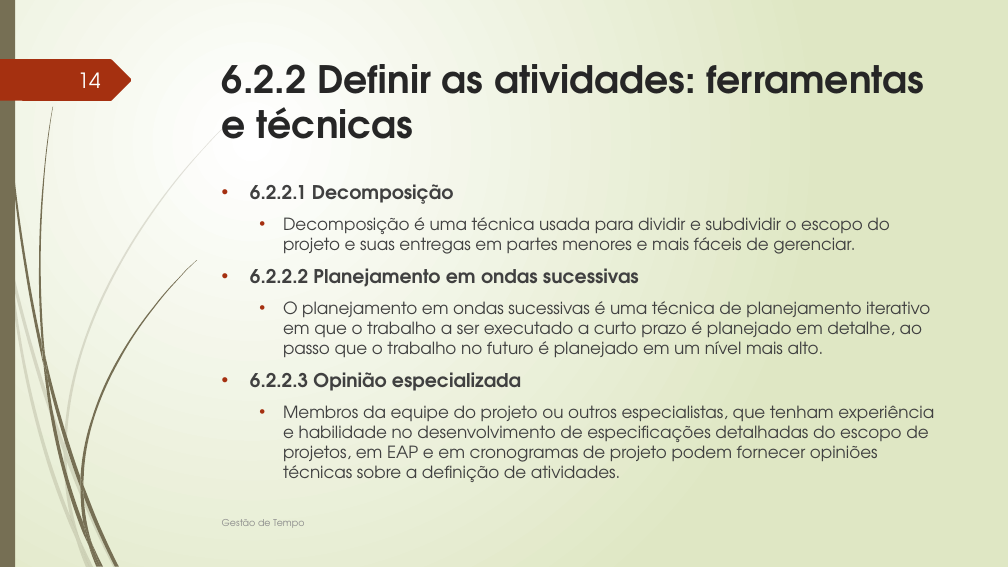
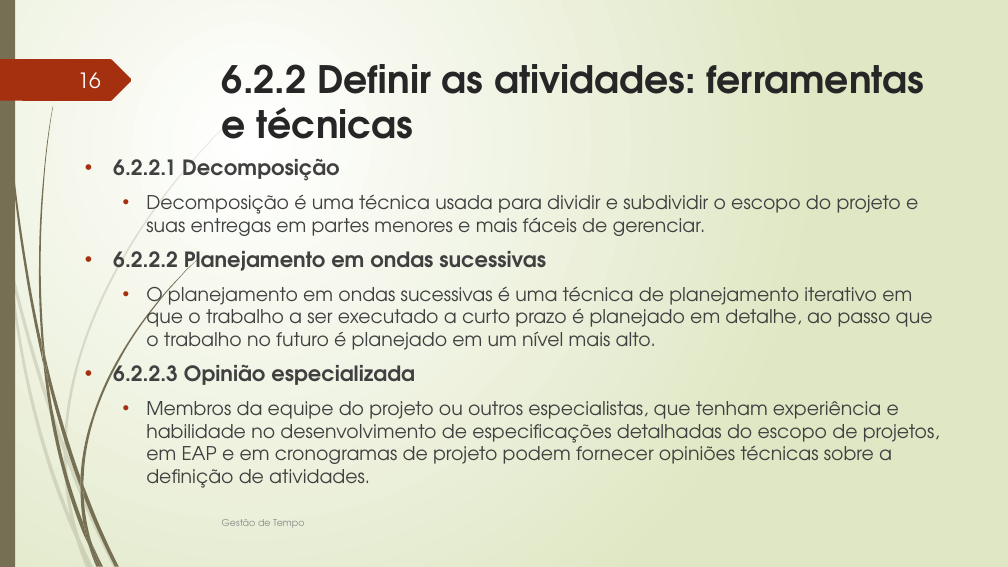
Before and after one commit to FabioMassaretto/GerenciamentoTempoProjeto, a slide deck: slide 16 of GERENCIAMENTO DO TEMPO DO PROJETO.pptx (slide 14 before the commit). Drawn at 1008x567 pixels with LibreOffice and Linux fonts; fonts in the diff are those of the drawing. Boxes give left, top, right and bottom in pixels: in the first picture for what was removed or moved away, otherwise in the second. Text is boxed around its words. In the diff, an @@ line names an element or a change of style, - is before the commit and + after.

Commit message:
Trabalho pronto

```diff
--- a/GERENCIAMENTO DO TEMPO DO PROJETO.pptx
+++ b/GERENCIAMENTO DO TEMPO DO PROJETO.pptx
@@ page number at [78,72,101,89]: text changed @@
-14
+16
@@ text "6.2.2.1 Decomposição": place and size @@
-text "6.2.2.1 Decomposição" at [250,184,934,482]
+text "6.2.2.1 Decomposição" at [113,158,940,464]
@@ text "6.2.2.1 Decomposição" at [113,158,940,464]: size 18 to 20 pt in "6.2.2.1 Decomposição", "6.2.2.2 Planejamento em ondas sucessivas", "6.2.2.3 Opinião especializada"; size 16 to 18 pt in "Decomposição é uma técnica usada para dividir ...", "O planejamento em ondas sucessivas é uma ...", "Membros da equipe do projeto ou outros ..." @@
```
Also in this commit, not shown: 23 other slides changed, 64 slides added.
